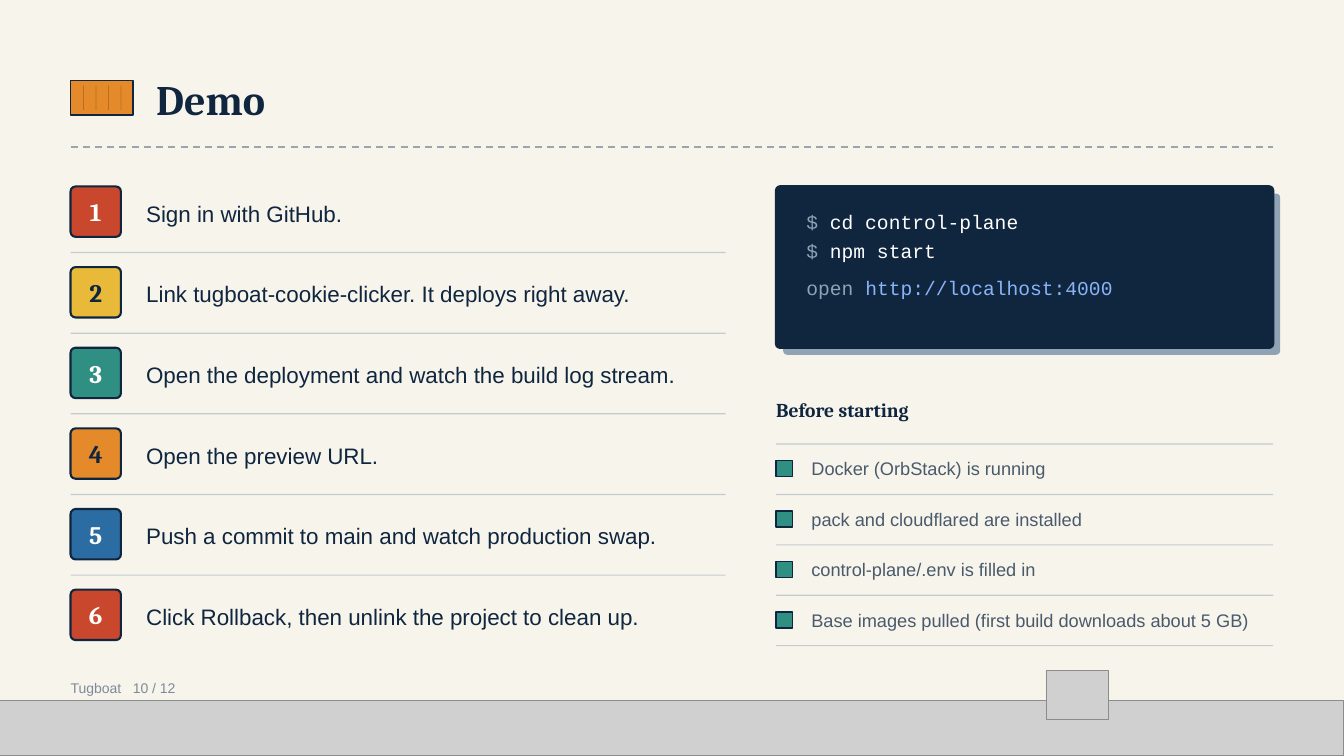
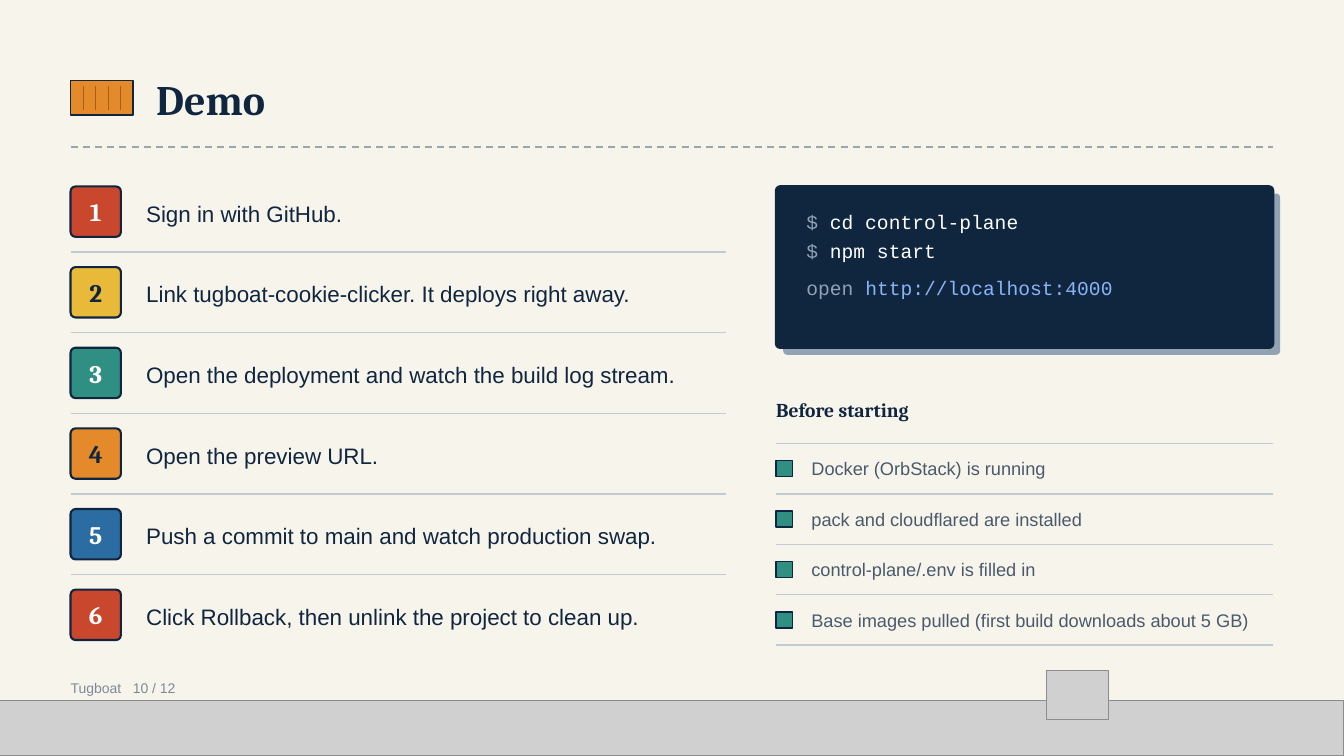
Before and after one commit to altf4-games/tugboat, a slide deck: slide 10 of docs/Tugboat-Presentation.pptx. Drawn at 1344x756 pixels with LibreOffice and Linux fonts; fonts in the diff are those of the drawing; grey boxes stand for pictures. Boxes give left, top, right and bottom in pixels: in the first picture for what was removed or moved away, otherwise in the second. Text is boxed around its words. In the diff, an @@ line names an element or a change of style, - is before the commit and + after.

```diff
--- a/docs/Tugboat-Presentation.pptx
+++ b/docs/Tugboat-Presentation.pptx
@@ rectangle removed at [83, 86, 84, 110] @@
@@ line added from (83, 86) to (83, 110), #A0601E 0.75 pt @@
@@ rectangle removed at [96, 86, 97, 110] @@
@@ line added from (96, 86) to (96, 110), #A0601E 0.75 pt @@
@@ rectangle removed at [108, 86, 109, 110] @@
@@ line added from (108, 86) to (108, 110), #A0601E 0.75 pt @@
@@ rectangle removed at [121, 86, 122, 110] @@
@@ line added from (121, 86) to (121, 110), #A0601E 0.75 pt @@
@@ rectangle removed at [776, 444, 1273, 445] @@
@@ line added from (776, 444) to (1273, 444), #C4CBD0 1 pt @@
@@ rectangle removed at [776, 544, 1273, 545] @@
@@ line added from (776, 544) to (1273, 544), #C4CBD0 1 pt @@
@@ rectangle removed at [71, 575, 726, 576] @@
@@ line added from (71, 575) to (726, 575), #C4CBD0 1 pt @@
```
Also in this commit, not shown: 9 other slides changed.
